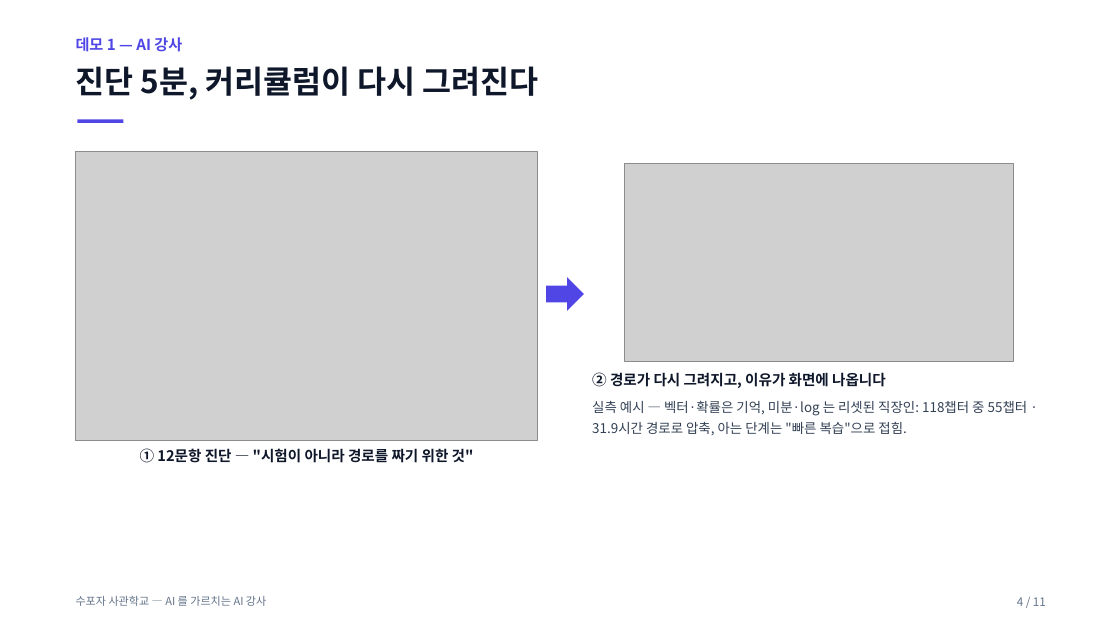
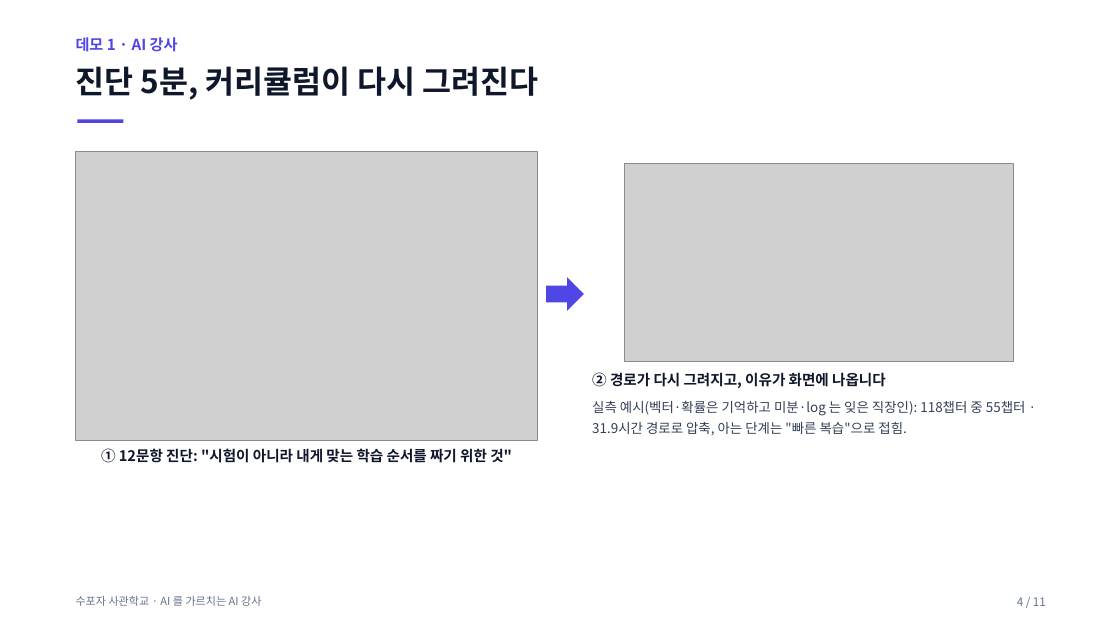
Before and after one commit to jiyupapa/math-platform, a slide deck: slide 4 of docs/hackathon/11_pitch_deck.pptx. Drawn at 1120x630 pixels with LibreOffice and Linux fonts; fonts in the diff are those of the drawing; grey boxes stand for pictures. Boxes give left, top, right and bottom in pixels: in the first picture for what was removed or moved away, otherwise in the second. Text is boxed around its words. In the diff, an @@ line names an element or a change of style, - is before the commit and + after.

```diff
--- a/docs/hackathon/11_pitch_deck.pptx
+++ b/docs/hackathon/11_pitch_deck.pptx
@@ text at (76, 37, 178, 52): text changed @@
-데모 1 — AI 강사
+데모 1 · AI 강사
@@ text at (592, 401, 1026, 435): text changed @@
-실측 예시 — 벡터·확률은 기억, 미분·log 는 리셋된 직장인: 118챕터 중 55챕터 · 31.9시간 경로로 압축, 아는 단계는 "빠른 복습"으로 접힘.
+실측 예시(벡터·확률은 기억하고 미분·log 는 잊은 직장인): 118챕터 중 55챕터 · 31.9시간 경로로 압축, 아는 단계는 "빠른 복습"으로 접힘.
@@ text at (101, 448, 512, 463): text changed @@
-① 12문항 진단 — "시험이 아니라 경로를 짜기 위한 것"
+① 12문항 진단: "시험이 아니라 내게 맞는 학습 순서를 짜기 위한 것"
@@ text at (76, 596, 261, 606): text changed @@
-수포자 사관학교 — AI 를 가르치는 AI 강사
+수포자 사관학교 · AI 를 가르치는 AI 강사
```
Also in this commit, not shown: 10 other slides changed, 39 other files.
